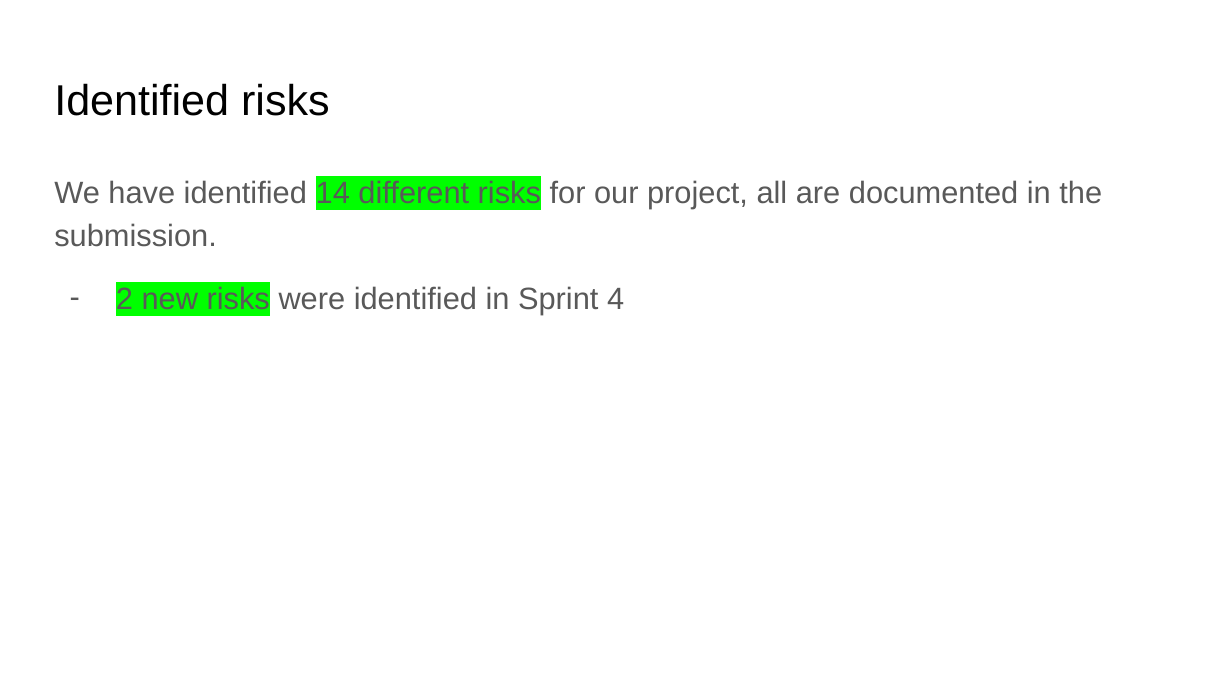
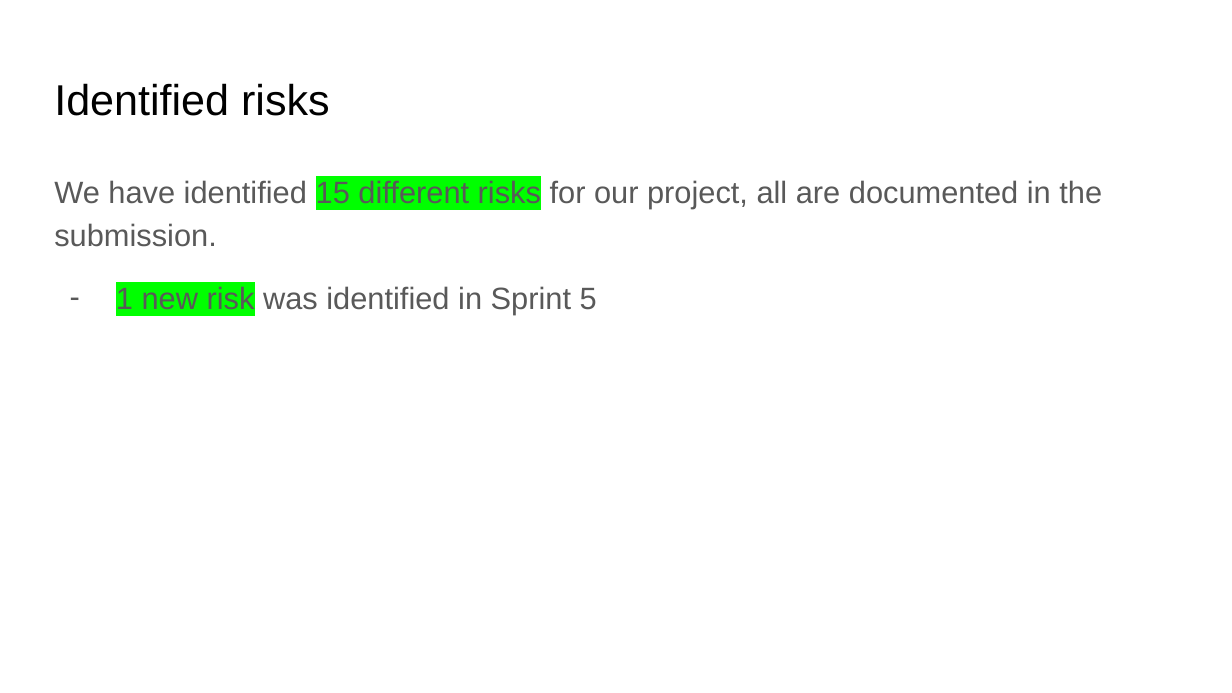
Before and after one commit to SOEN-390-Mini-Cap/CovidTracker, a slide deck: slide 16 of docs/Sprint 5 report/Sprint 5 presentation.pptx. Drawn at 1232x693 pixels with LibreOffice and Linux fonts; fonts in the diff are those of the drawing. Boxes give left, top, right and bottom in pixels: in the first picture for what was removed or moved away, otherwise in the second. Text is boxed around its words. In the diff, an @@ line names an element or a change of style, - is before the commit and + after.

Commit message:
COV-000: update sprint 5 ppt (#112)

```diff
--- a/docs/Sprint 5 report/Sprint 5 presentation.pptx
+++ b/docs/Sprint 5 report/Sprint 5 presentation.pptx
@@ text at [54, 180, 1102, 315]: text changed @@
-We have identified 14 different risks for our project, all are documented in the submission.
-– 2 new risks were identified in Sprint 4
+We have identified 15 different risks for our project, all are documented in the submission.
+– 1 new risk was identified in Sprint 5
```
Also in this commit, not shown: 11 other slides changed, 10 slides removed.
